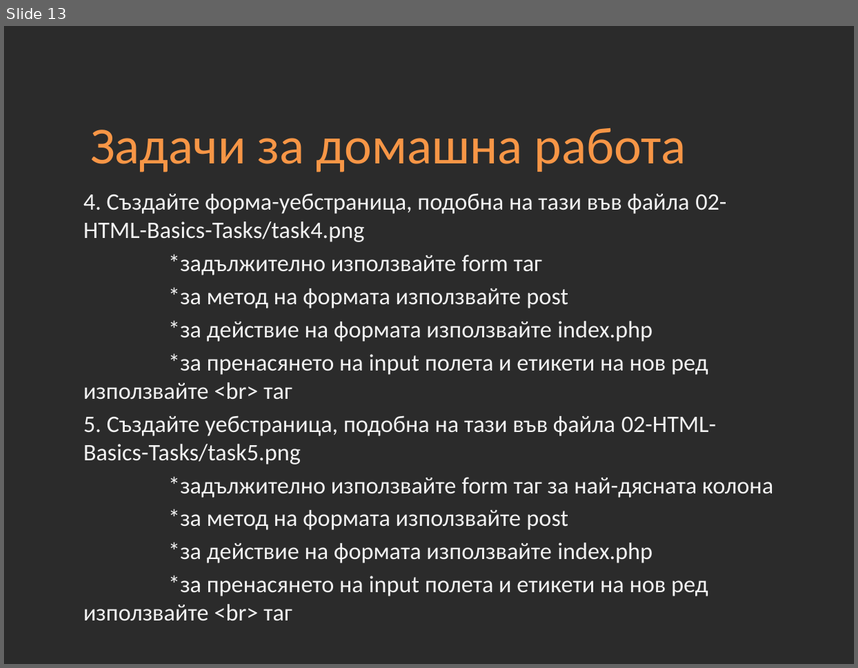
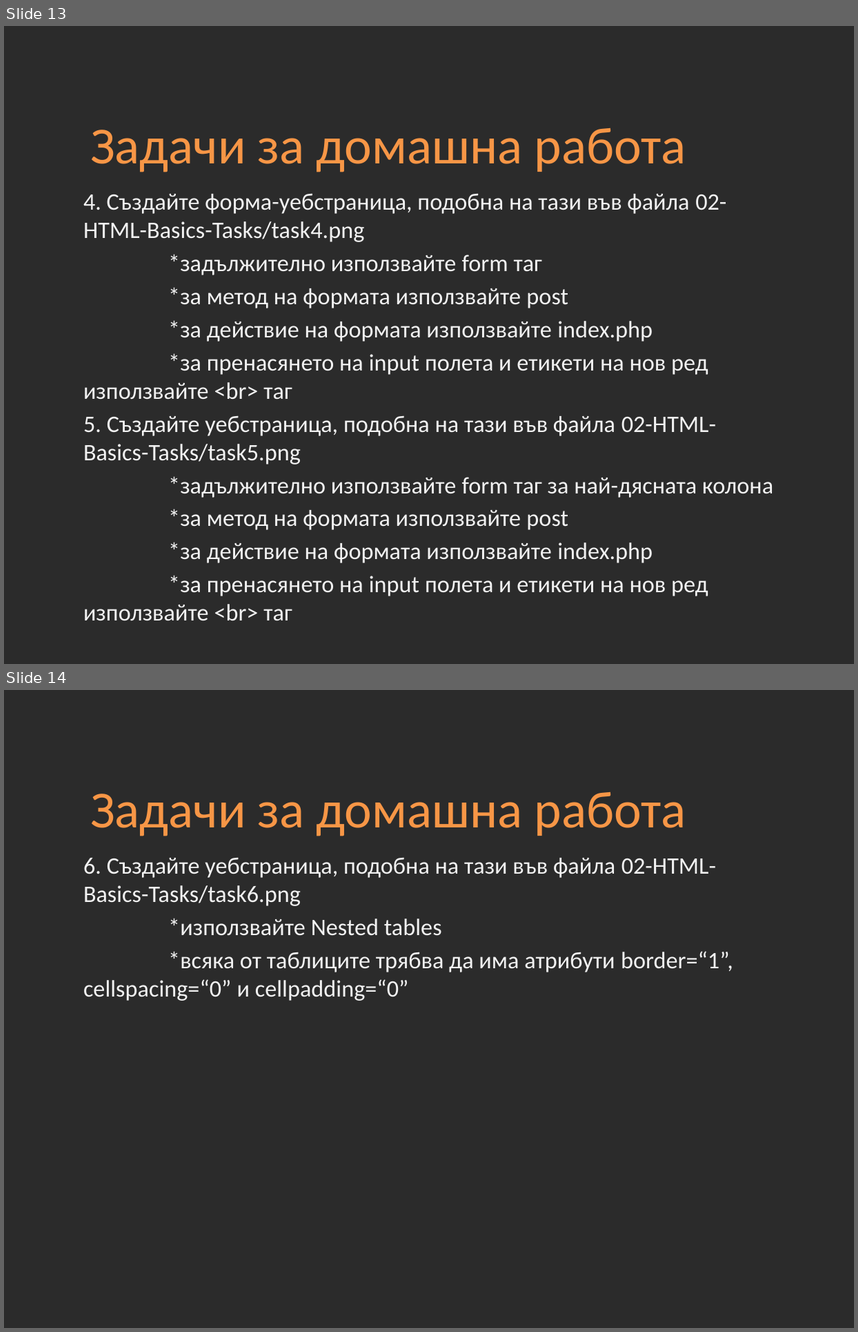
Before and after one commit to Academy-Soft-Intellect/Front-End-Course, a slide deck: 02-HTML-Basics.pptx. Shown one above the other, each under a label of ours: slide 13 before the commit, slides 13 and 14 after it. The pictures are 858x668 and 858x1332 pixels, drawn with LibreOffice and Linux fonts; fonts in the diff are those of the drawing; background and template pictures are left out; a plain dark background stands for a picture behind light text. Boxes give left, top, right and bottom in pixels: in the first picture for what was removed or moved away, otherwise in the second. Text is boxed around its words. In the diff, an @@ line names an element or a change of style, - is before the commit and + after.

Commit message:
02-HTML-Basics.pptx
02-HTML-Basics-Example-Forms.html
02-HTML-Basics-Example-Forms-Patterns.html
02-HTML-Basics-Example-iFrames-Frames.html

```diff
--- a/02-HTML-Basics.pptx
+++ b/02-HTML-Basics.pptx
@@ slide 14 added at bbox=[4, 690, 854, 1328], background picture (left out) @@
@@ title added at bbox=[90, 792, 686, 836], 44 pt, text #F79646 @@
+Задачи за домашна работа
@@ text added at bbox=[83, 857, 733, 1000], 20 pt, text #F2F2F2 @@
+6. Създайте уебстраница, подобна на тази във файла 02-HTML-Basics-Tasks/task6.png
+*използвайте Nested tables
+*всяка от таблиците трябва да има атрибути border=“1”, cellspacing=“0” и cellpadding=“0”
```
Also in this commit, not shown: 5 other files.
